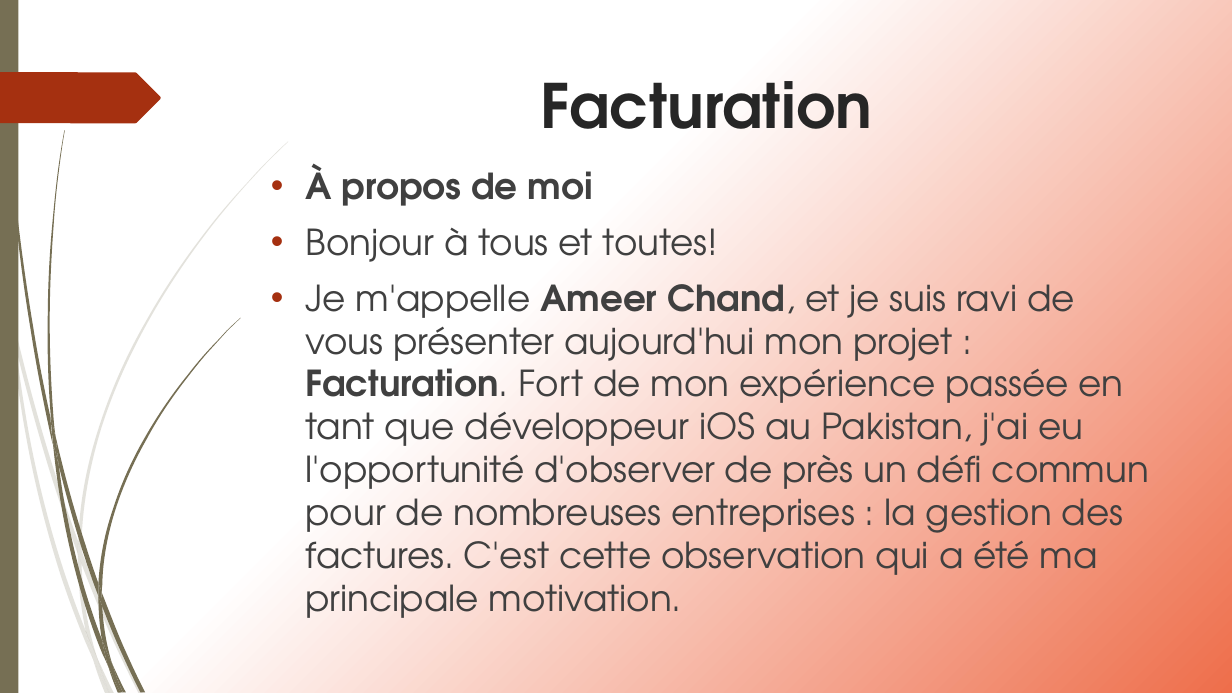
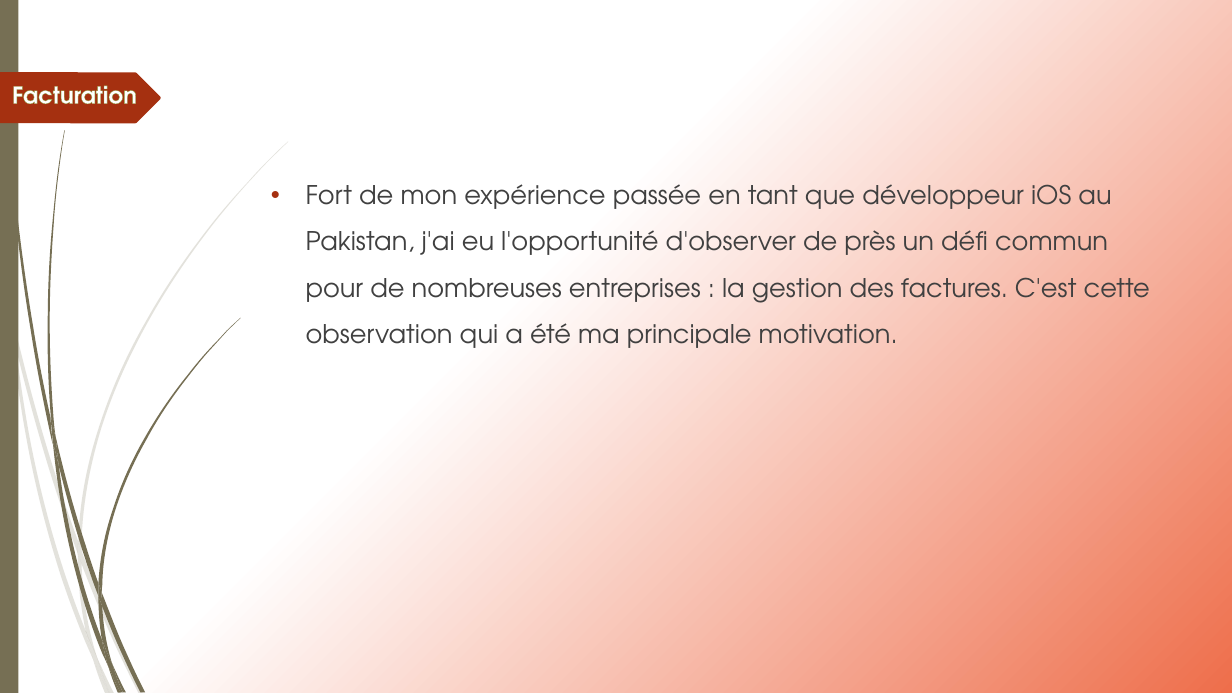
Before and after one commit to ameerchand30/Facturation, a slide deck: slide 3 of Facturation.pptx (slide 1 before the commit). Drawn at 1232x693 pixels with LibreOffice and Linux fonts; fonts in the diff are those of the drawing. Boxes give left, top, right and bottom in pixels: in the first picture for what was removed or moved away, otherwise in the second. Text is boxed around its words. In the diff, an @@ line names an element or a change of style, - is before the commit and + after.

```diff
--- a/Facturation.pptx
+++ b/Facturation.pptx
@@ text "Facturation": place and size @@
-text "Facturation" at <box>541,81,872,129</box>
+text "Facturation" at <box>12,85,137,104</box>
@@ text "Facturation" at <box>12,85,137,104</box>: size 47.7 to 18 pt, text colour #262626 to #FFFFFF, letter outline none to #92AA4C 0.8 pt; alignment centre to left @@
@@ text at <box>306,184,1150,348</box>: text changed; size 27.9 to 20 pt @@
-• À propos de moi
-• Bonjour à tous et toutes!
-• Je m'appelle Ameer Chand, et je suis ravi de vous présenter aujourd'hui mon projet : Facturation. Fort de mon expérience passée en tant que développeur iOS au Pakistan, j'ai eu l'opportunité d'observer de près un défi commun pour de nombreuses entreprises : la gestion des factures. C'est cette observation qui a été ma principale motivation.
+• Fort de mon expérience passée en tant que développeur iOS au Pakistan, j'ai eu l'opportunité d'observer de près un défi commun pour de nombreuses entreprises : la gestion des factures. C'est cette observation qui a été ma principale motivation.
```
Also in this commit, not shown: 24 other slides changed, 8 slides added, 1 slide removed, 2 other files.
